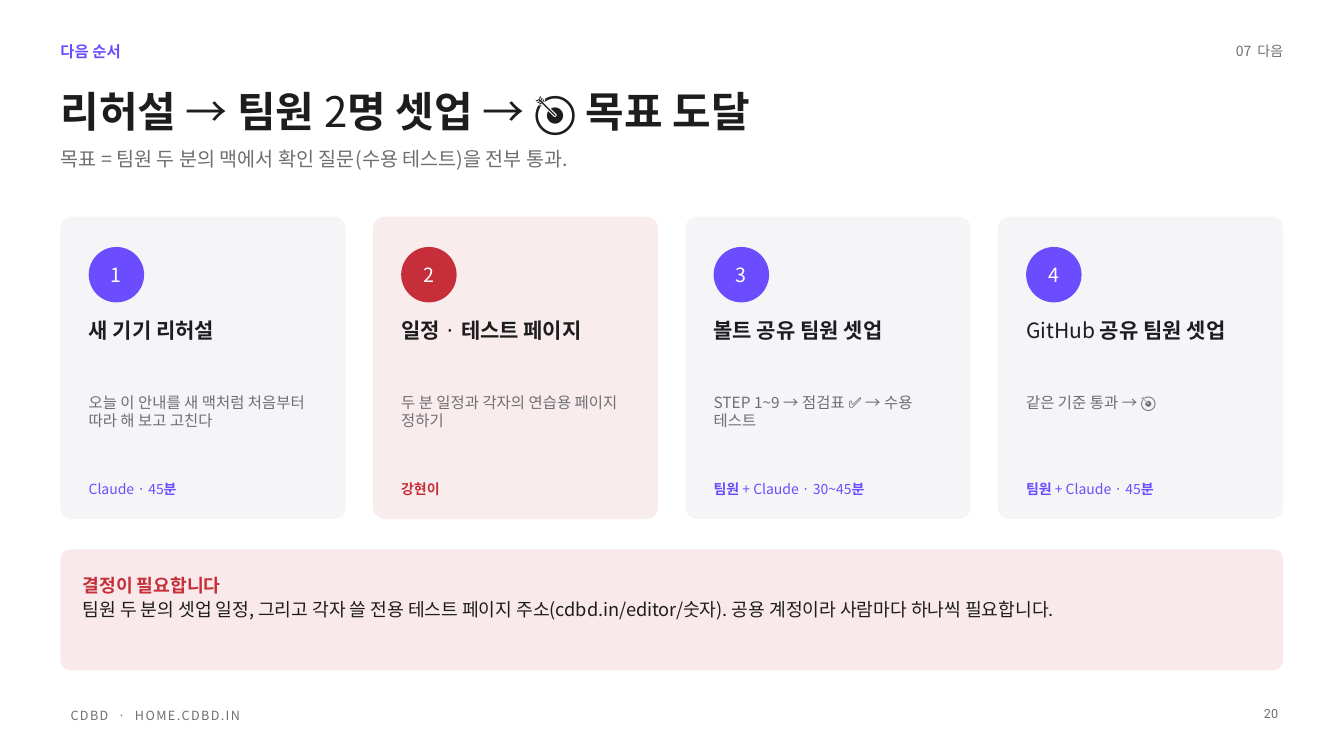
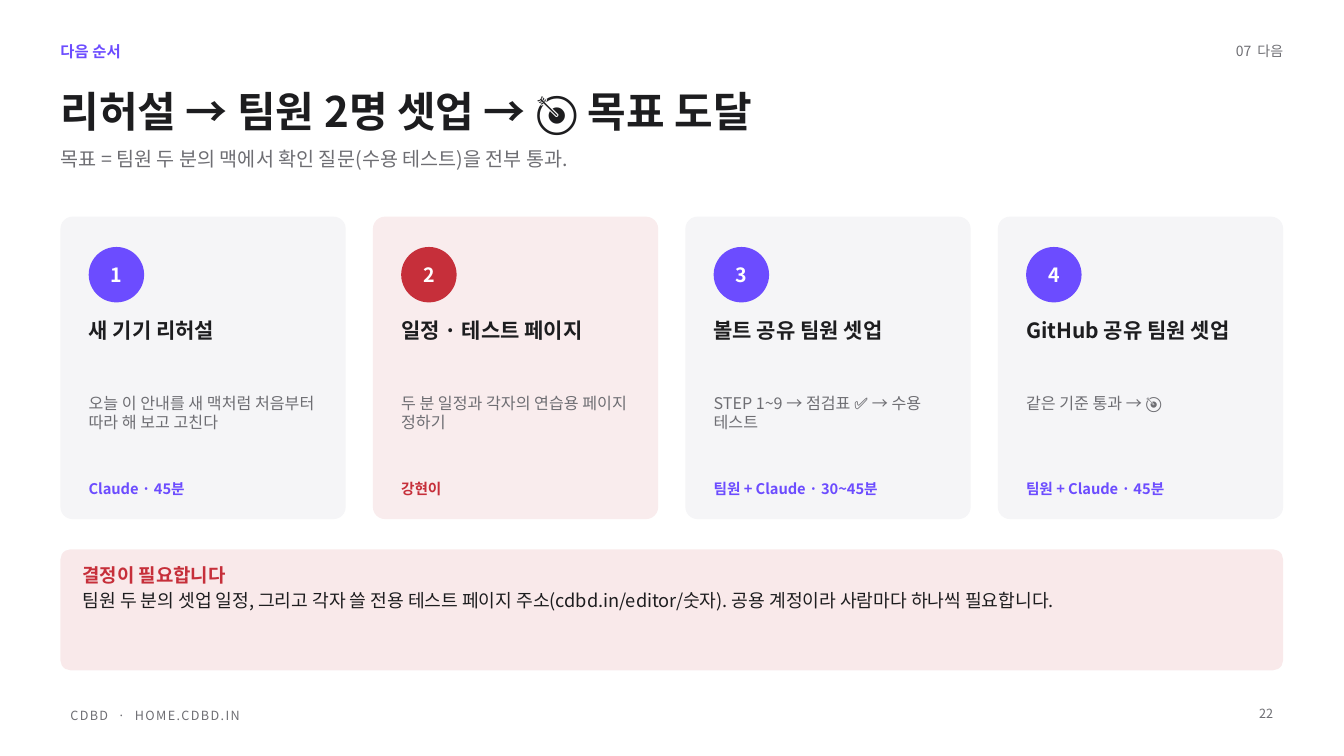
Before and after one commit to CdBd-in/design, a slide deck: slide 22 of _기능별 경로 가이드 — 결과 보고 발표 (2026-10-02).pptx (slide 20 before the commit). Drawn at 1344x756 pixels with LibreOffice and Linux fonts; fonts in the diff are those of the drawing. Boxes give left, top, right and bottom in pixels: in the first picture for what was removed or moved away, otherwise in the second. Text is boxed around its words. In the diff, an @@ line names an element or a change of style, - is before the commit and + after.

```diff
--- a/_기능별 경로 가이드 — 결과 보고 발표 (2026-10-02).pptx
+++ b/_기능별 경로 가이드 — 결과 보고 발표 (2026-10-02).pptx
@@ title "리허설 → 팀원 2명 셋업 ..." at (x1=60, y1=91, x2=752, y2=131): font Roboto to Noto Sans CJK KR in "리허설 팀원 2명 셋업 🎯 목표 도달"; bold on in "→ 2명 →" @@
@@ text "새 기기 리허설" at (x1=89, y1=320, x2=214, y2=340): font Roboto to Noto Sans CJK KR @@
@@ text "일정 · 테스트 페이지" at (x1=401, y1=320, x2=582, y2=340): font Roboto to Noto Sans CJK KR in "일정 테스트 페이지"; bold on in "·" @@
@@ text "볼트 공유 팀원 셋업" at (x1=714, y1=320, x2=883, y2=340): font Roboto to Noto Sans CJK KR @@
@@ text "GitHub 공유 팀원 셋업" at (x1=1026, y1=320, x2=1230, y2=340): font Roboto to Noto Sans CJK KR in "공유 팀원 셋업"; bold on in "GitHub" @@
@@ text "오늘 이 안내를 새 맥처럼 ..." at (x1=89, y1=395, x2=314, y2=429): size 11 to 11.5 pt, font Roboto to Noto Sans CJK KR @@
@@ text "두 분 일정과 각자의 연습용 ..." at (x1=401, y1=395, x2=627, y2=429): size 11 to 11.5 pt, font Roboto to Noto Sans CJK KR @@
@@ text "STEP 1~9 → 점검표 ✅ ..." at (x1=714, y1=396, x2=922, y2=429): size 11 to 11.5 pt; font Roboto to Noto Sans CJK KR in "점검표 ✅ 수용 테스트" @@
@@ text "같은 기준 통과 → 🎯" at (x1=1026, y1=395, x2=1123, y2=410): size 11 to 11.5 pt; font Roboto to Noto Sans CJK KR in "같은 기준 통과 🎯" @@
@@ text "Claude · 45분" at (x1=89, y1=482, x2=185, y2=495): size 10 to 10.5 pt, bold on; font Roboto to Noto Sans CJK KR in "45분" @@
@@ text "강현이" at (x1=401, y1=481, x2=441, y2=496): size 10 to 10.5 pt, font Roboto to Noto Sans CJK KR @@
@@ text "팀원 + Claude · 30~45분" at (x1=714, y1=482, x2=878, y2=495): size 10 to 10.5 pt; font Roboto to Noto Sans CJK KR in "팀원 30~45분"; bold on in "+ Claude · 30~45분" @@
@@ text "팀원 + Claude · 45분" at (x1=1026, y1=482, x2=1164, y2=495): size 10 to 10.5 pt; font Roboto to Noto Sans CJK KR in "팀원 45분"; bold on in "+ Claude · 45분" @@
@@ text "결정이 필요합니다" moved from (x1=83, y1=576, x2=1053, y2=620) to (x1=83, y1=566, x2=1053, y2=611) @@
@@ text "결정이 필요합니다" at (x1=83, y1=566, x2=1053, y2=611): size 13 to 13.5 pt in "결정이 필요합니다"; font Roboto to Noto Sans CJK KR in "결정이 필요합니다", "팀원 두 분의 셋업 일정, 그리고 각자 ..." @@
@@ page number added at (x1=1259, y1=708, x2=1273, y2=718), 9 pt, text #6E6E73 @@
+22
@@ page number removed at (x1=1264, y1=709, x2=1278, y2=718) @@
-20
```
Also in this commit, not shown: 19 other slides changed, 2 slides added.
